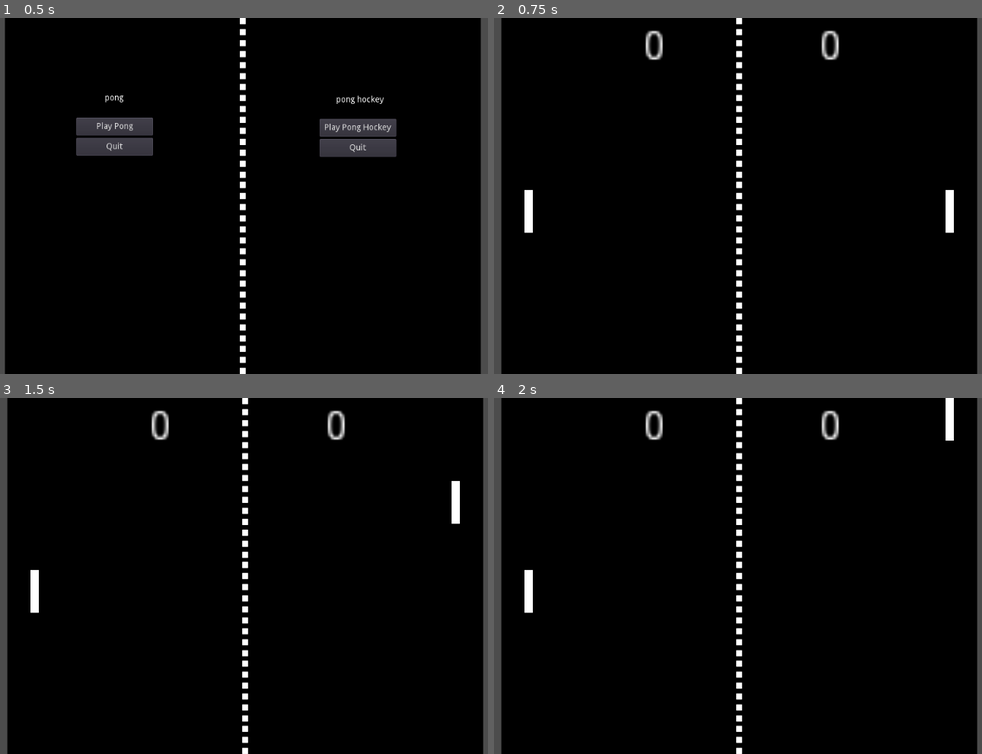
Above: before the commit, frames 1-4 (two rows, left to right).
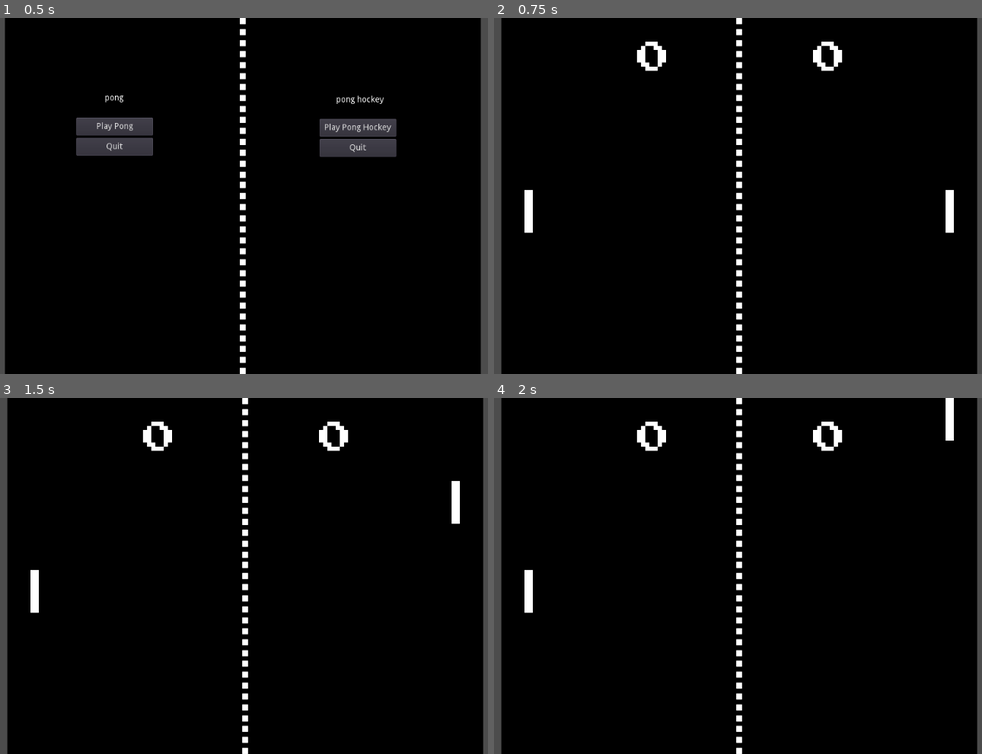
Above: after the commit, the same moments.

Repository: airpiazza/CS-4700-Pong
Game: Godot game, scene res://MenuScreen/src/scenes/Menu.tscn
The game is run twice, just before and just after one commit, with the same random seed, the same clock (stepped at 60 frames per second) and the same inputs.
Inputs (mouse positions are in pixels of both pictures, inside the frame that each line leads up to):
- Up to frame 1 (0.5 s): no input
- Up to frame 2 (0.75 s): click "Play Pong" at 0.5 s
- Up to frame 3 (1.5 s): tap Enter at 1.25 s; move the mouse to (375, 558) at 1.27 s; hold Up (ui_up) from 1.28 s (still down)
- Up to frame 4 (2 s): keep holding Up (ui_up)

Frame 1 is identical in both runs. In frame 2, 0.9% of the frame differs, in the area x 29-72%, y 3-15%; in frame 3, 0.9%; in frame 4, 0.9%.

Commit message:
scoreboard fonts changed

Diff:
--- /dev/null
+++ b/PongHockey/assets/inter_dynamicfont.tres
@@ -0,0 +1,7 @@
+[gd_resource type="DynamicFont" load_steps=2 format=2]
+
+[ext_resource path="res://PongHockey/assets/Inter-ExtraBold-slnt=0.ttf" type="DynamicFontData" id=1]
+
+[resource]
+size = 72
+font_data = ExtResource( 1 )
--- /dev/null
+++ b/PongHockey/assets/inter_theme.tres
@@ -0,0 +1,6 @@
+[gd_resource type="Theme" load_steps=2 format=2]
+
+[ext_resource path="res://PongHockey/assets/inter_dynamicfont.tres" type="DynamicFont" id=1]
+
+[resource]
+default_font = ExtResource( 1 )
--- a/PongHockey/src/scenes/Scoreboard.tscn
+++ b/PongHockey/src/scenes/Scoreboard.tscn
@@ -1,10 +1,12 @@
-[gd_scene load_steps=2 format=2]
+[gd_scene load_steps=3 format=2]
 
 [ext_resource path="res://PongHockey/src/scripts/Scoreboard.gd" type="Script" id=1]
+[ext_resource path="res://PongHockey/assets/inter_theme.tres" type="Theme" id=2]
 
 [node name="HockeyScoreboard" type="Control"]
 anchor_right = 1.0
 anchor_bottom = 1.0
+theme = ExtResource( 2 )
 script = ExtResource( 1 )
 __meta__ = {
 "_edit_use_anchors_": false
@@ -15,8 +17,6 @@
 margin_top = 90.0
 margin_right = 705.0
 margin_bottom = 104.0
-rect_scale = Vector2( 5, 5 )
-custom_colors/font_color = Color( 0, 0, 0, 1 )
 text = "0"
 
 [node name="HockeyAIScore" type="Label" parent="."]
@@ -24,8 +24,6 @@
 margin_top = 90.0
 margin_right = 259.0
 margin_bottom = 104.0
-rect_scale = Vector2( 5, 5 )
-custom_colors/font_color = Color( 0, 0, 0, 1 )
 text = "0"
 __meta__ = {
 "_edit_use_anchors_": false
--- /dev/null
+++ b/pong/assets/retro_dynamicfont.tres
@@ -0,0 +1,7 @@
+[gd_resource type="DynamicFont" load_steps=2 format=2]
+
+[ext_resource path="res://pong/assets/PressStart2P-Regular.ttf" type="DynamicFontData" id=1]
+
+[resource]
+size = 56
+font_data = ExtResource( 1 )
--- /dev/null
+++ b/pong/assets/retro_theme.tres
@@ -0,0 +1,6 @@
+[gd_resource type="Theme" load_steps=2 format=2]
+
+[ext_resource path="res://pong/assets/retro_dynamicfont.tres" type="DynamicFont" id=1]
+
+[resource]
+default_font = ExtResource( 1 )
--- a/pong/src/scenes/Scoreboard.tscn
+++ b/pong/src/scenes/Scoreboard.tscn
@@ -1,18 +1,11 @@
-[gd_scene load_steps=3 format=2]
+[gd_scene load_steps=4 format=2]
 
 [ext_resource path="res://pong/src/scripts/Player Score.gd" type="Script" id=1]
 [ext_resource path="res://pong/src/scripts/AIScore.gd" type="Script" id=2]
+[ext_resource path="res://pong/assets/retro_theme.tres" type="Theme" id=3]
 
-[node name="Scoreboard" type="Node2D"]
-
-[node name="AI Score" type="Label" parent="."]
-margin_left = 344.0
-margin_top = 40.0
-margin_right = 352.0
-margin_bottom = 54.0
-rect_scale = Vector2( 5, 5 )
-text = "0"
-script = ExtResource( 2 )
+[node name="Scoreboard" type="Control"]
+theme = ExtResource( 3 )
 __meta__ = {
 "_edit_use_anchors_": false
 }
@@ -22,9 +15,19 @@
 margin_top = 40.0
 margin_right = 648.0
 margin_bottom = 54.0
-rect_scale = Vector2( 5, 5 )
 text = "0"
 script = ExtResource( 1 )
 __meta__ = {
 "_edit_use_anchors_": false
 }
+
+[node name="AI Score" type="Label" parent="."]
+margin_left = 344.0
+margin_top = 40.0
+margin_right = 352.0
+margin_bottom = 54.0
+text = "0"
+script = ExtResource( 2 )
+__meta__ = {
+"_edit_use_anchors_": false
+}
Binary file added: PongHockey/assets/Inter-ExtraBold-slnt=0.ttf
Binary file added: PongHockey/assets/Inter-VariableFont_slnt,wght.ttf
Binary file added: pong/assets/PressStart2P-Regular.ttf
